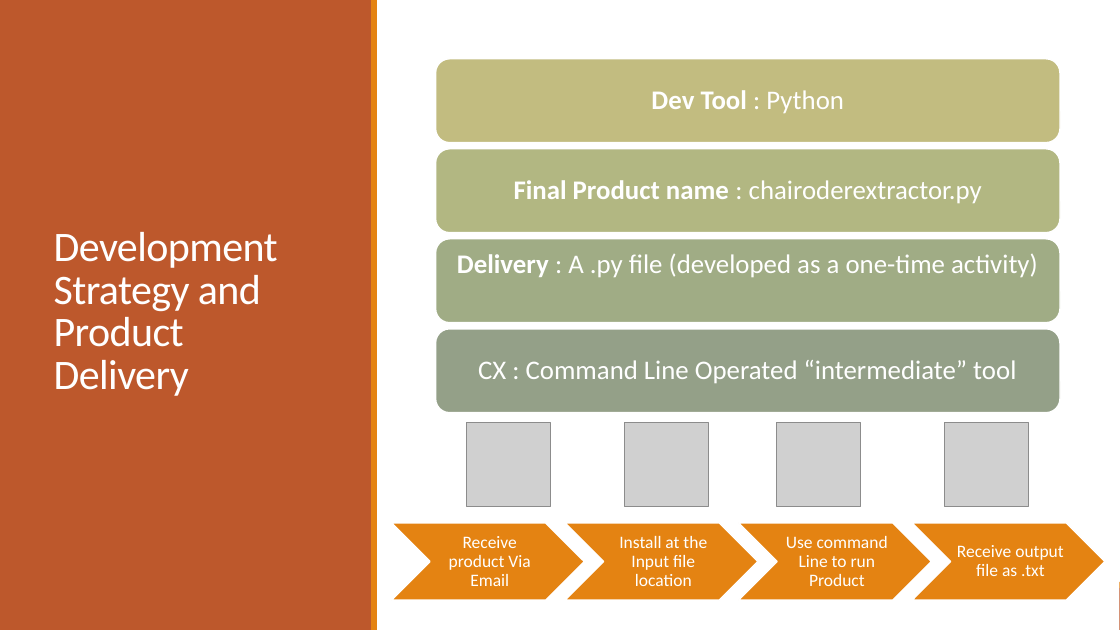
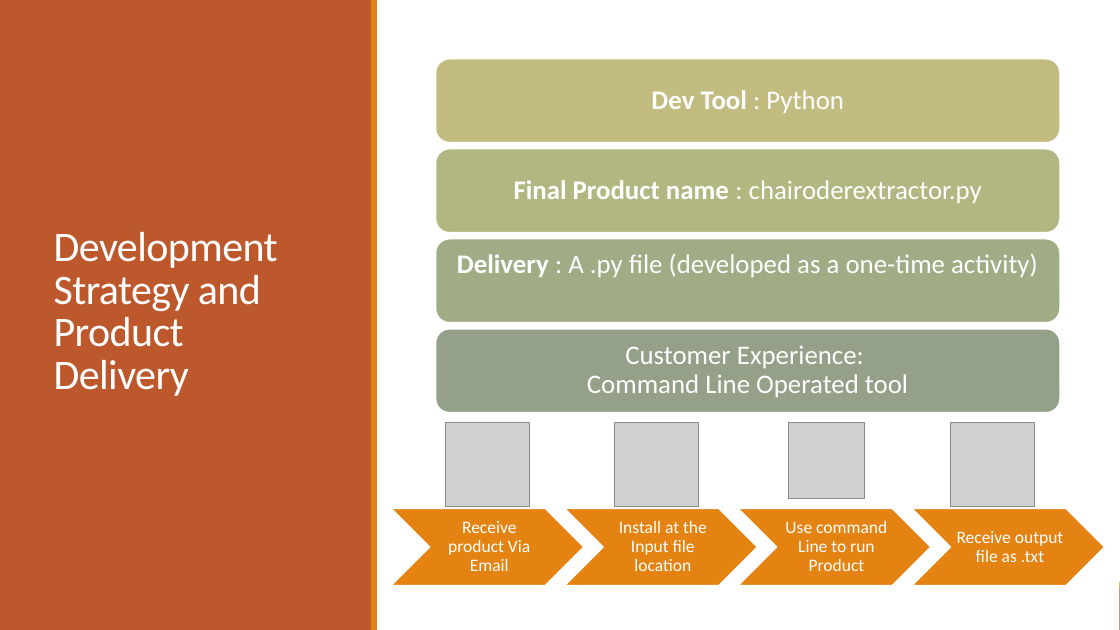
Before and after one commit to naveshkumar/bfs, a slide deck: slide 3 of solutionNaveshKumarDataScientist.pptx. Drawn at 1120x630 pixels with LibreOffice and Linux fonts; fonts in the diff are those of the drawing; grey boxes stand for pictures. Boxes give left, top, right and bottom in pixels: in the first picture for what was removed or moved away, otherwise in the second. Text is boxed around its words. In the diff, an @@ line names an element or a change of style, - is before the commit and + after.

```diff
--- a/solutionNaveshKumarDataScientist.pptx
+++ b/solutionNaveshKumarDataScientist.pptx
@@ text at bbox=[587, 345, 908, 397]: text changed @@
-CX : Command Line Operated “intermediate” tool
+Customer Experience:
+Command Line Operated tool
@@ picture: place and size @@
-picture at bbox=[466, 423, 550, 507]
+picture at bbox=[446, 422, 530, 506]
@@ picture: place and size @@
-picture at bbox=[624, 423, 708, 507]
+picture at bbox=[614, 423, 698, 507]
@@ picture: place and size @@
-picture at bbox=[777, 423, 861, 507]
+picture at bbox=[789, 422, 865, 498]
@@ picture: place and size @@
-picture at bbox=[944, 423, 1028, 507]
+picture at bbox=[950, 423, 1034, 507]
@@ 4 texts, 4 chevrons: place and size @@
-4 texts, 4 chevrons at bbox=[392, 523, 1106, 601]
+4 texts, 4 chevrons at bbox=[392, 508, 1105, 586]
```
Also in this commit, not shown: 5 other slides changed, 1 slide added, 1 slide removed, 3 other files.
